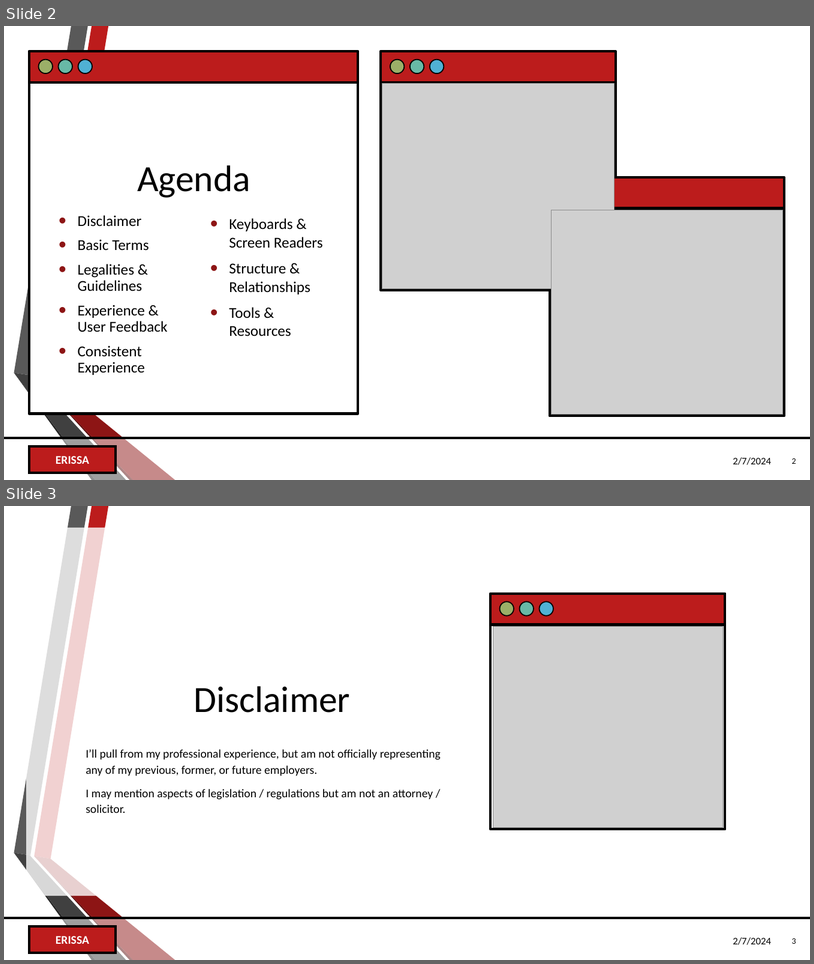
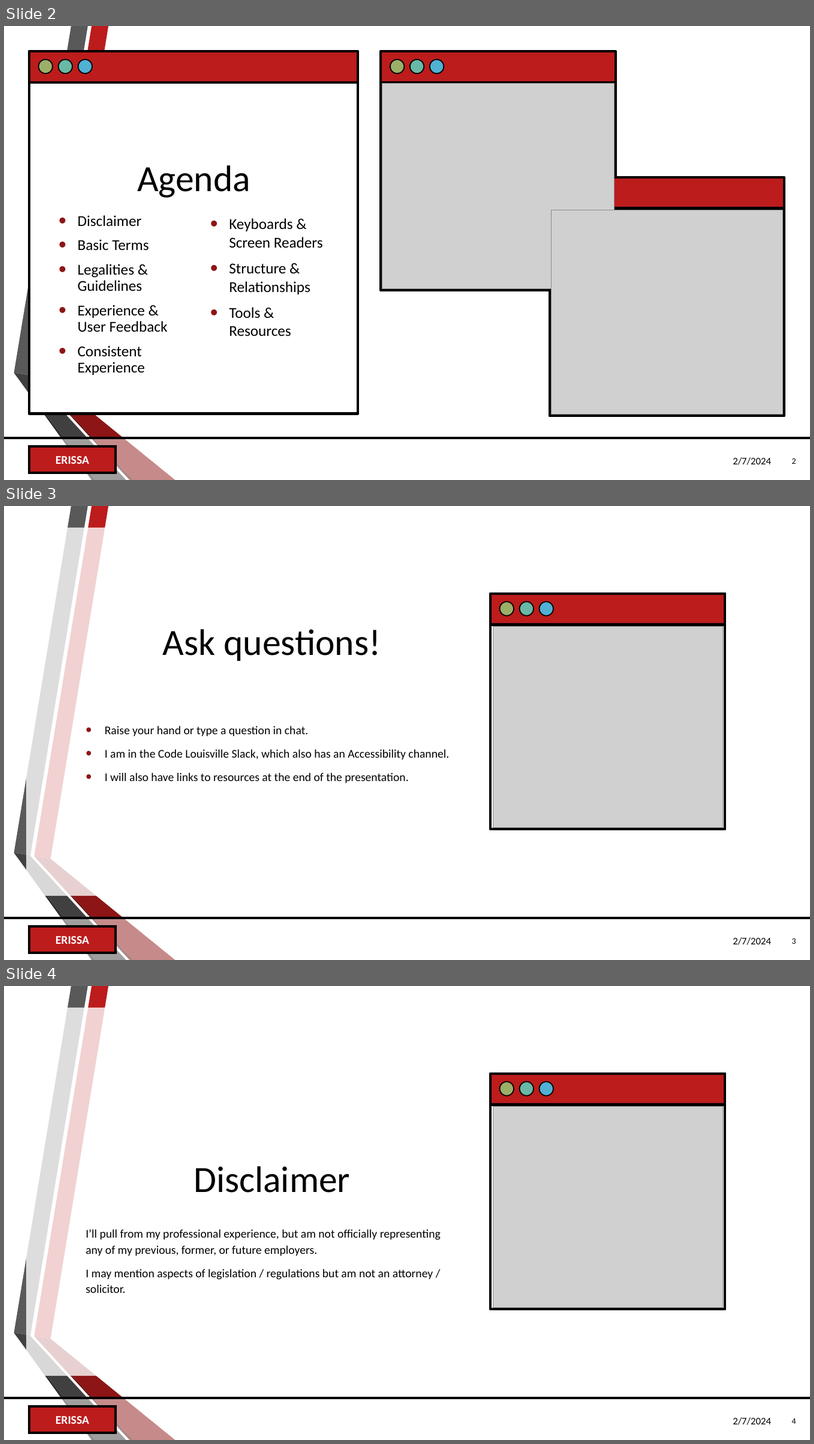
Before and after one commit to CorgiDev/A11y-Materials, a slide deck: Presentations/2024 Presentations/A11y 101 - Code Louisville.pptx. Shown one above the other, each under a label of ours: slides 2 and 3 before the commit, slides 2, 3 and 4 after it. The pictures are 814x964 and 814x1444 pixels, drawn with LibreOffice and Linux fonts; fonts in the diff are those of the drawing; grey boxes stand for pictures; background and template pictures are left out. Boxes give left, top, right and bottom in pixels: in the first picture for what was removed or moved away, otherwise in the second. Text is boxed around its words. In the diff, an @@ line names an element or a change of style, - is before the commit and + after.

```diff
--- a/Presentations/2024 Presentations/A11y 101 - Code Louisville.pptx
+++ b/Presentations/2024 Presentations/A11y 101 - Code Louisville.pptx
@@ slide 3 added at (x1=4, y1=506, x2=810, y2=960), background picture (left out); not listed: 14 template elements that a slide beside it also shows @@
@@ title added at (x1=163, y1=629, x2=381, y2=661), 44 pt, text #000000 @@
+Ask questions!
@@ picture added at (x1=494, y1=627, x2=724, y2=828) @@
@@ text added at (x1=105, y1=726, x2=449, y2=783), 14 pt, text #000000 @@
+• Raise your hand or type a question in chat.
+• I am in the Code Louisville Slack, which also has an Accessibility channel.
+• I will also have links to resources at the end of the presentation.
@@ text added at (x1=29, y1=926, x2=116, y2=952), fill #BC1C1C, outline #000000 3 pt, 14 pt, text #FFFFFF, bold @@
+ERISSA
@@ text added at (x1=733, y1=937, x2=771, y2=945), 12 pt, text #000000 @@
+2/7/2024
@@ page number added at (x1=792, y1=938, x2=797, y2=943), 10 pt, text #000000 @@
+3
@@ what was slide 3 is now slide 4 @@
@@ page number at (x1=792, y1=1418, x2=797, y2=1423): text changed @@
-3
+4
```
Also in this commit, not shown: 1 slide changed, 2 other slides added.
